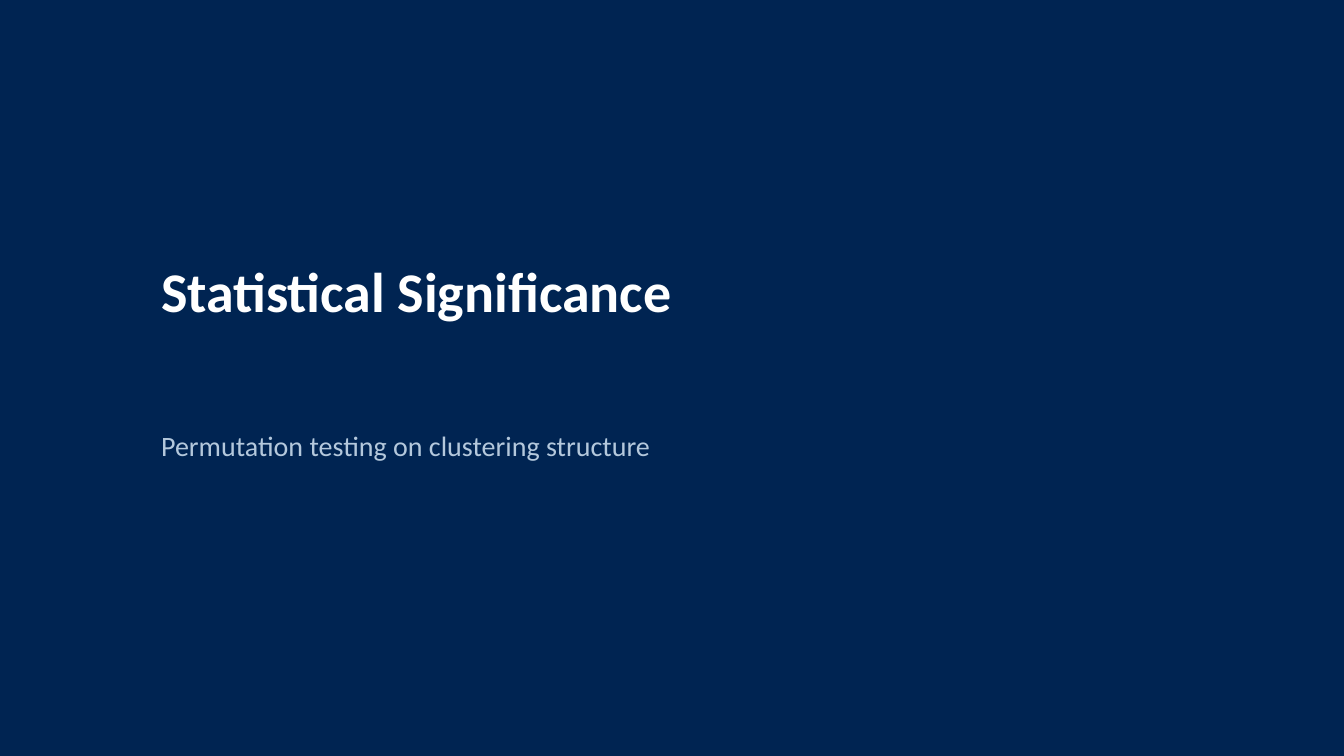
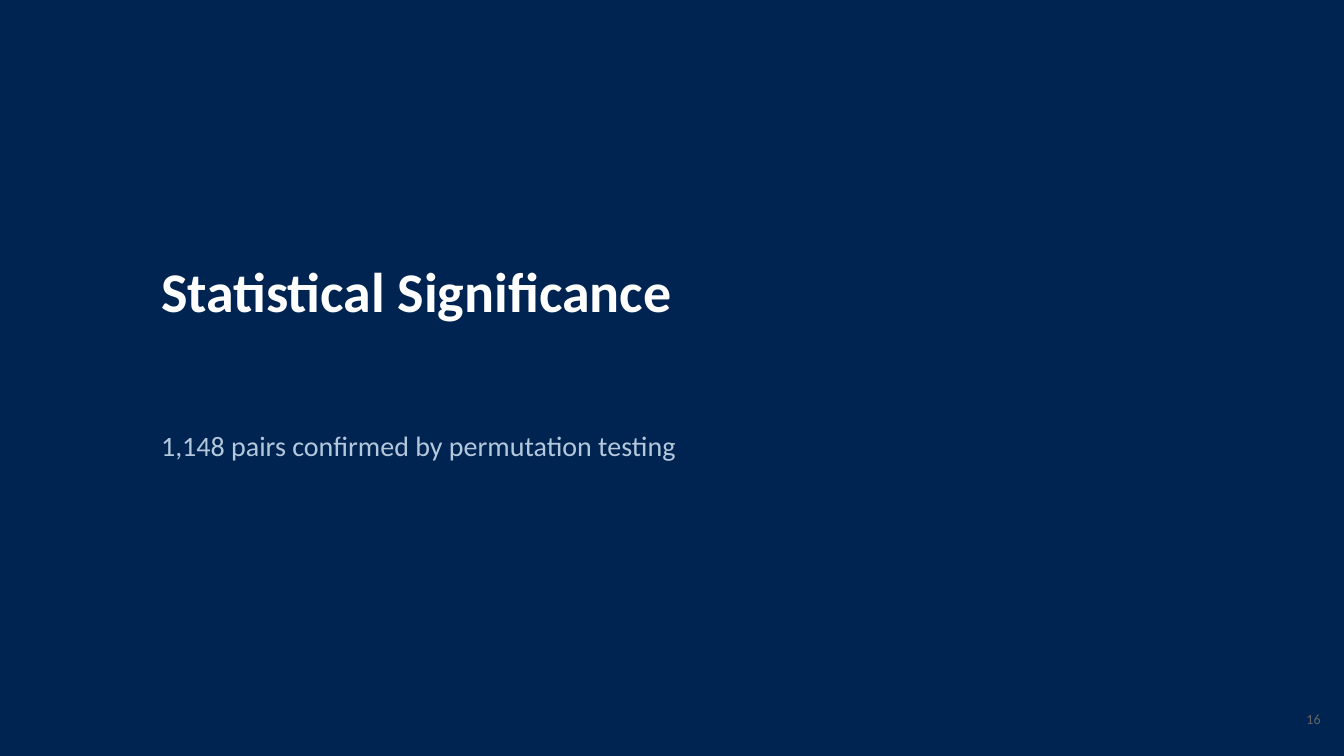
Before and after one commit to jcmcode/pairs-test, a slide deck: slide 16 of deliverables/presentation.pptx (slide 21 before the commit). Drawn at 1344x756 pixels with LibreOffice and Linux fonts; fonts in the diff are those of the drawing. Boxes give left, top, right and bottom in pixels: in the first picture for what was removed or moved away, otherwise in the second. Text is boxed around its words. In the diff, an @@ line names an element or a change of style, - is before the commit and + after.

```diff
--- a/deliverables/presentation.pptx
+++ b/deliverables/presentation.pptx
@@ text at bbox=[161, 436, 675, 461]: text changed @@
-Permutation testing on clustering structure
+1,148 pairs confirmed by permutation testing
@@ text added at bbox=[1306, 714, 1320, 724], 10 pt, text #646464 @@
+16
```
Also in this commit, not shown: 17 other slides changed, 2 slides added, 7 slides removed, 15 other files.
